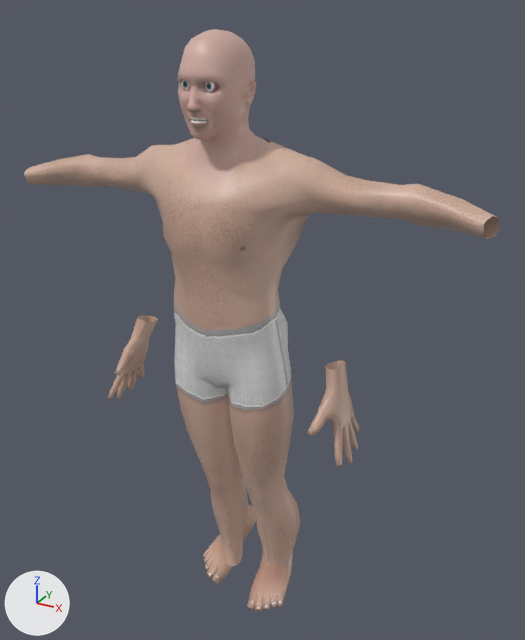
The COLLADA model modules/world/avatarbase/art/assets/models/collada/Avatars/Male/Male_Anim_Walk.dae, before and after one commit.
Before and after are seen from a camera (50 mm lens) standing at (0.01022, -0.01676, 0.01968) and looking at (0.00045, 0.00099, 0.0108). The axes (+X, +Y, +Z) are drawn at lower left. The lights are the same throughout.

Objects in the first picture: 'HeadGeo', 'LFootNude', 'LHand', 'LegsNude', 'RFootNude', 'RHand', 'TorsoNude'.
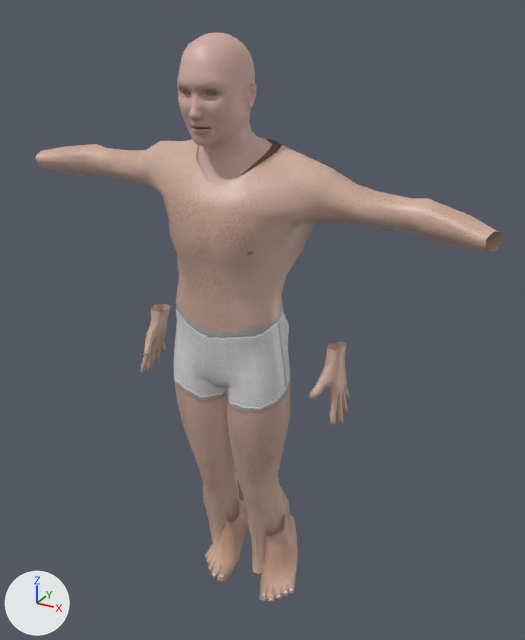
Where the change shows, as pixel boxes (x1, y1, x2, y2) in the pictures (525 x 640 px; the box of a moved part takes in the faces that stretch with it):
'TorsoNude', reshaped, moved, turned: before (24, 138, 499, 330); after (35, 138, 501, 332)
'LegsNude', moved, turned: before (174, 301, 300, 568); after (174, 303, 290, 574)
'HeadGeo', moved, turned: before (178, 29, 269, 184); after (177, 33, 272, 186)
'LHand', reshaped, moved, turned: before (307, 360, 359, 467); after (309, 342, 350, 425)
'LFootNude', moved, turned: before (247, 550, 293, 611); after (259, 516, 298, 602)
'RHand', reshaped, moved, turned: before (108, 315, 158, 399); after (140, 304, 170, 373)
'RFootNude', moved, turned: before (203, 505, 257, 583); after (205, 499, 249, 582)
part 2 of me_torsonudeshape, moved or reshaped: before (24, 154, 105, 187); after (35, 144, 109, 177)
part 3 of me_torsonudeshape, moved or reshaped: before (395, 184, 499, 239); after (405, 198, 501, 253)
part 4 of me_torsonudeshape, moved or reshaped: before (277, 213, 311, 225); after (287, 221, 318, 231)
part 5 of me_rhandshape, moved or reshaped: before (108, 315, 158, 399); after (140, 304, 170, 373)
part 6 of me_rhandshape, surface changed: before (117, 371, 134, 398); after (146, 349, 157, 371)

The change, as a diff of the scene's bpy script:
```diff
--- a/modules/world/avatarbase/art/assets/models/collada/Avatars/Male/Male_Anim_Walk.dae.py
+++ b/modules/world/avatarbase/art/assets/models/collada/Avatars/Male/Male_Anim_Walk.dae.py
@@ me_lhandshape @@
 # used by ob_lhand; location = (-0.01307, -0.00054, 0.01287); rotation_euler = (0.697, 1.198, 0.681), in degrees (40, 69, 39)
-me_lhandshape.from_pydata(...)  # 306 vertices, 598 faces; spans x 0.00705..0.00983, y -0.00199..0.00018, z 0.0144..0.01514
+me_lhandshape.from_pydata(...)  # 306 vertices, 598 faces; spans x 0.00683..0.00905, y -0.00154..0.00025, z 0.01451..0.01523
+# me_lhandshape part 1: 306 of 306 vertices moved; they spanned x 0.00705..0.00983, y -0.00199..0.00018, z 0.0144..0.01514 and now span x 0.00683..0.00905, y -0.00154..0.00025, z 0.01451..0.01523; mean shift (-0.00056, 0.00024, 0.00007); largest move (0.00983, -0.0013, 0.01491) -> (0.00905, -0.00098, 0.01498)
 me_lhandshape.materials.append(mat_handsshader)
@@ me_torsonudeshape @@
 # used by ob_torsonude; location = (0.00024, 0.0, -0.0001); rotation_euler = (0.000317, -0.0238, 0.0), in degrees (0, -1.4, 0)
-me_torsonudeshape.from_pydata(...)  # 308 vertices, 566 faces; spans x -0.00727..0.00727, y -0.00167..0.00157, z 0.01143..0.01637
+me_torsonudeshape.from_pydata(...)  # 308 vertices, 566 faces; spans x -0.00705..0.00705, y -0.00167..0.00157, z 0.01143..0.01637
+# me_torsonudeshape part 2: 36 of 308 vertices moved; they spanned x -0.00727..-0.00516, y -0.00055..0.00099, z 0.01455..0.01559 and now span x -0.00705..-0.00509, y -0.00045..0.00099, z 0.01455..0.01559; mean shift (0.00012, 0.00003, 0.00003); largest move (-0.00713, -0.00016, 0.0146) -> (-0.00691, -0.00006, 0.0147)
+# me_torsonudeshape part 3: 36 of 308 vertices moved; they spanned x 0.00516..0.00727, y -0.00055..0.00099, z 0.01455..0.01559 and now span x 0.00509..0.00705, y -0.00045..0.00099, z 0.01455..0.01559; mean shift (-0.00012, 0.00003, 0.00003); largest move (0.00713, -0.00016, 0.0146) -> (0.00691, -0.00006, 0.0147)
+# me_torsonudeshape part 4: 1 of 308 vertices moved; they spanned x 0.00232, y 0.00023, z 0.01449 and now span x 0.00213, y 0.00023, z 0.01458; mean shift (-0.00019, 0.0, 0.0001); largest move (0.00232, 0.00023, 0.01449) -> (0.00213, 0.00023, 0.01458)
 me_torsonudeshape.materials.append(mat_bodyshader)
@@ me_rhandshape @@
 # used by ob_rhand; location = (0.01285, -0.00067, 0.01371); rotation_euler = (0.221, -1.32, -0.268), in degrees (13, -76, -15)
-me_rhandshape.from_pydata(...)  # 306 vertices, 598 faces; spans x -0.00983..-0.00705, y -0.00199..0.00018, z 0.0144..0.01514
+me_rhandshape.from_pydata(...)  # 306 vertices, 598 faces; spans x -0.00905..-0.00683, y -0.00154..0.00025, z 0.01451..0.01523
+# me_rhandshape part 5: 306 of 306 vertices moved; they spanned x -0.00983..-0.00705, y -0.00199..0.00018, z 0.0144..0.01514 and now span x -0.00905..-0.00683, y -0.00154..0.00025, z 0.01451..0.01523; mean shift (0.00056, 0.00024, 0.00007); largest move (-0.00983, -0.0013, 0.01491) -> (-0.00905, -0.00098, 0.01498)
+# me_rhandshape part 6: 40 kept faces spanning x -0.00905..-0.00819, y -0.00102..-0.00038, z 0.01483..0.01503 get new texture (UV) coordinates
 me_rhandshape.materials.append(mat_handsshader)
@@ ob_lhand @@
 ob_lhand = bpy.data.objects.new('LHand', me_lhandshape)
-ob_lhand.location = (-0.01307, -0.00054, 0.01287)
-ob_lhand.rotation_euler = (0.697, 1.198, 0.681)  # degrees (40, 69, 39)
+ob_lhand.location = (-0.01293, -0.00047, 0.01451)
+ob_lhand.rotation_euler = (0.869, 1.271, 0.862)  # degrees (50, 73, 49)
@@ ob_legsnude @@
 ob_legsnude = bpy.data.objects.new('LegsNude', me_legsnudeshape)
-ob_legsnude.location = (0.00024, 0.0, -0.0001)
-ob_legsnude.rotation_euler = (0.000317, -0.0238, 0.0)  # degrees (0, -1.4, 0)
+ob_legsnude.location = (-0.00041, 0.00014, -0.00007)
+ob_legsnude.rotation_euler = (0.0139, 0.0403, -0.000157)  # degrees (0.8, 2.3, -0)
@@ ob_torsonude @@
 ob_torsonude = bpy.data.objects.new('TorsoNude', me_torsonudeshape)
-ob_torsonude.location = (0.00024, 0.0, -0.0001)
-ob_torsonude.rotation_euler = (0.000317, -0.0238, 0.0)  # degrees (0, -1.4, 0)
+ob_torsonude.location = (-0.00041, 0.00014, -0.00007)
+ob_torsonude.rotation_euler = (0.0139, 0.0403, -0.000157)  # degrees (0.8, 2.3, -0)
@@ ob_lfootnude @@
 ob_lfootnude = bpy.data.objects.new('LFootNude', me_lfootnudeshape)
-ob_lfootnude.location = (0.00009, 0.00105, 0.00147)
-ob_lfootnude.rotation_euler = (0.644, 0.0821, -0.104)  # degrees (37, 4.7, -6)
+ob_lfootnude.location = (0.00034, 0.00096, 0.00206)
+ob_lfootnude.rotation_euler = (0.768, -0.0171, -0.0243)  # degrees (44, -1, -1.4)
@@ ob_headgeo @@
 ob_headgeo = bpy.data.objects.new('HeadGeo', me_headgeoshape)
-ob_headgeo.location = (-0.00008, 0.00046, -0.00012)
-ob_headgeo.rotation_euler = (0.0322, -0.00246, -0.0356)  # degrees (1.8, -0.1, -2)
+ob_headgeo.location = (0.00025, 0.00146, -0.00008)
+ob_headgeo.rotation_euler = (0.102, -0.0138, -0.00121)  # degrees (5.8, -0.8, -0.1)
@@ ob_rhand @@
 ob_rhand = bpy.data.objects.new('RHand', me_rhandshape)
-ob_rhand.location = (0.01285, -0.00067, 0.01371)
-ob_rhand.rotation_euler = (0.221, -1.32, -0.268)  # degrees (13, -76, -15)
+ob_rhand.location = (0.013, -0.0005, 0.01434)
+ob_rhand.rotation_euler = (0.875, -1.259, -0.868)  # degrees (50, -72, -50)
@@ ob_rfootnude @@
 ob_rfootnude = bpy.data.objects.new('RFootNude', me_rfootnudeshape)
-ob_rfootnude.location = (0.00008, 0.00126, 0.00149)
-ob_rfootnude.rotation_euler = (0.797, 0.103, -0.0725)  # degrees (46, 5.9, -4.2)
+ob_rfootnude.location = (0.00031, 0.001, 0.00208)
+ob_rfootnude.rotation_euler = (0.819, 0.0, 0.0)  # degrees (47, 0, 0)
```
